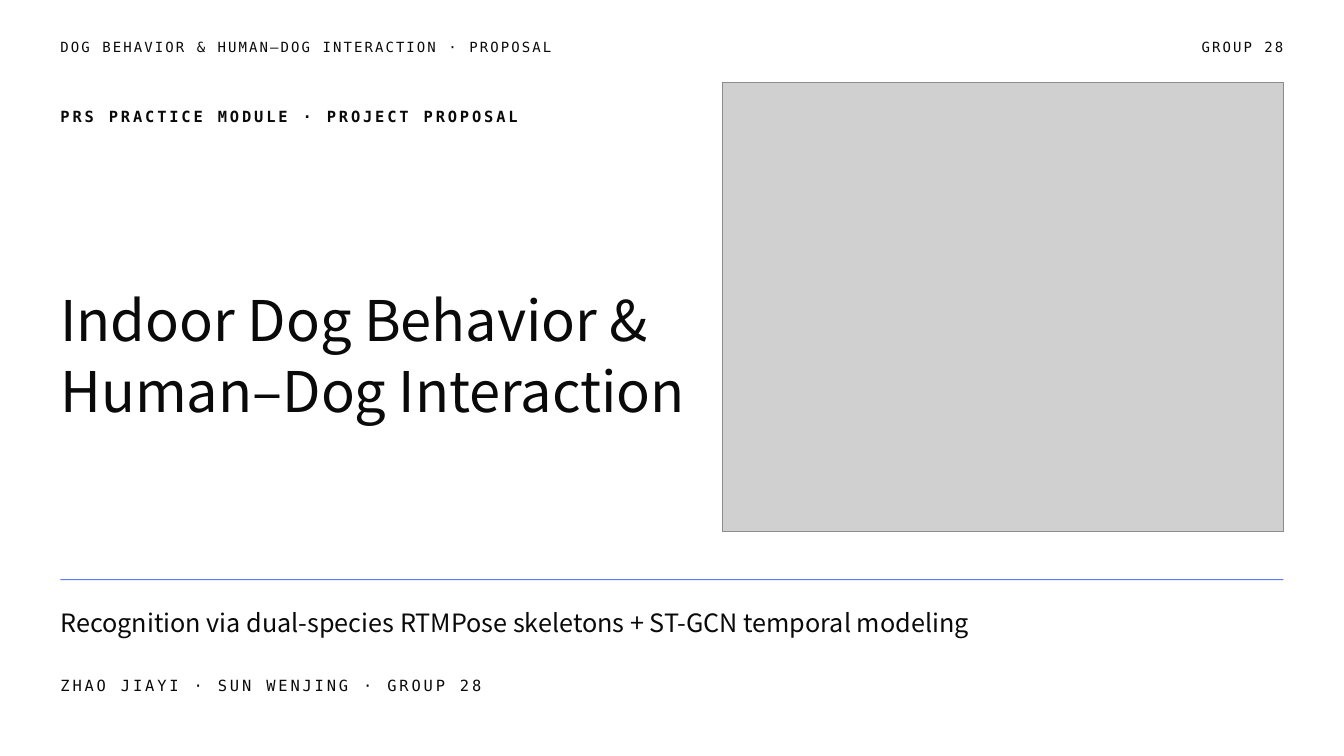
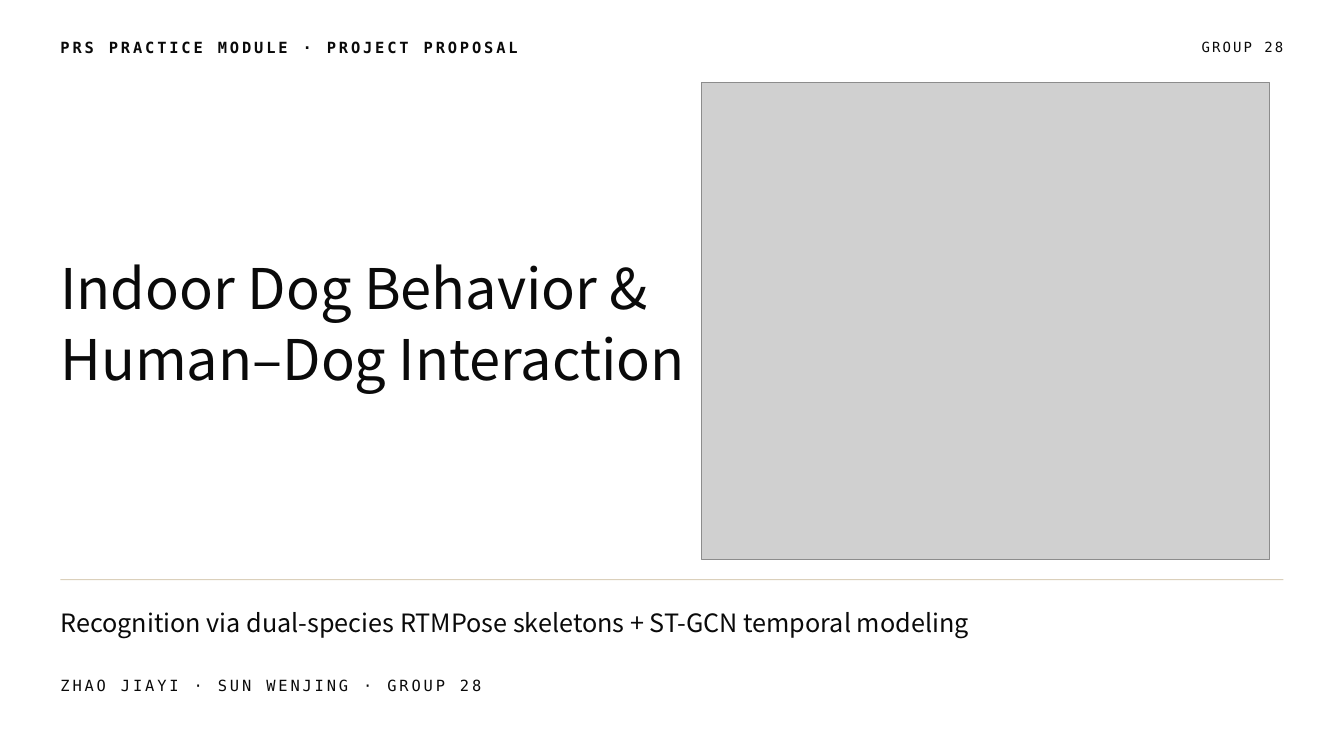
Before and after one commit to ZHAO-1221/PRS, a slide deck: slide 1 of presentation/Group 28.pptx. Drawn at 1344x756 pixels with LibreOffice and Linux fonts; fonts in the diff are those of the drawing; grey boxes stand for pictures. Boxes give left, top, right and bottom in pixels: in the first picture for what was removed or moved away, otherwise in the second. Text is boxed around its words. In the diff, an @@ line names an element or a change of style, - is before the commit and + after.

```diff
--- a/presentation/Group 28.pptx
+++ b/presentation/Group 28.pptx
@@ text "PRS PRACTICE MODULE · PROJECT ...": place and size @@
-text "PRS PRACTICE MODULE · PROJECT ..." at [60, 110, 518, 123]
+text "PRS PRACTICE MODULE · PROJECT ..." at [60, 41, 518, 54]
@@ text removed at [60, 41, 551, 53] @@
-DOG BEHAVIOR & HUMAN–DOG INTERACTION · PROPOSAL
@@ picture: place and size @@
-picture at [723, 83, 1285, 531]
+picture at [702, 83, 1270, 560]
@@ text "Indoor Dog Behavior &": place and size @@
-text "Indoor Dog Behavior &" at [60, 296, 685, 426]
+text "Indoor Dog Behavior &" at [60, 264, 685, 394]
@@ line (60, 580) - (1284, 580): stroke #5B7BFF 0.75 pt to #DBD0BB 0.75 pt @@
```
Also in this commit, not shown: 9 other slides changed, 1 other file.
